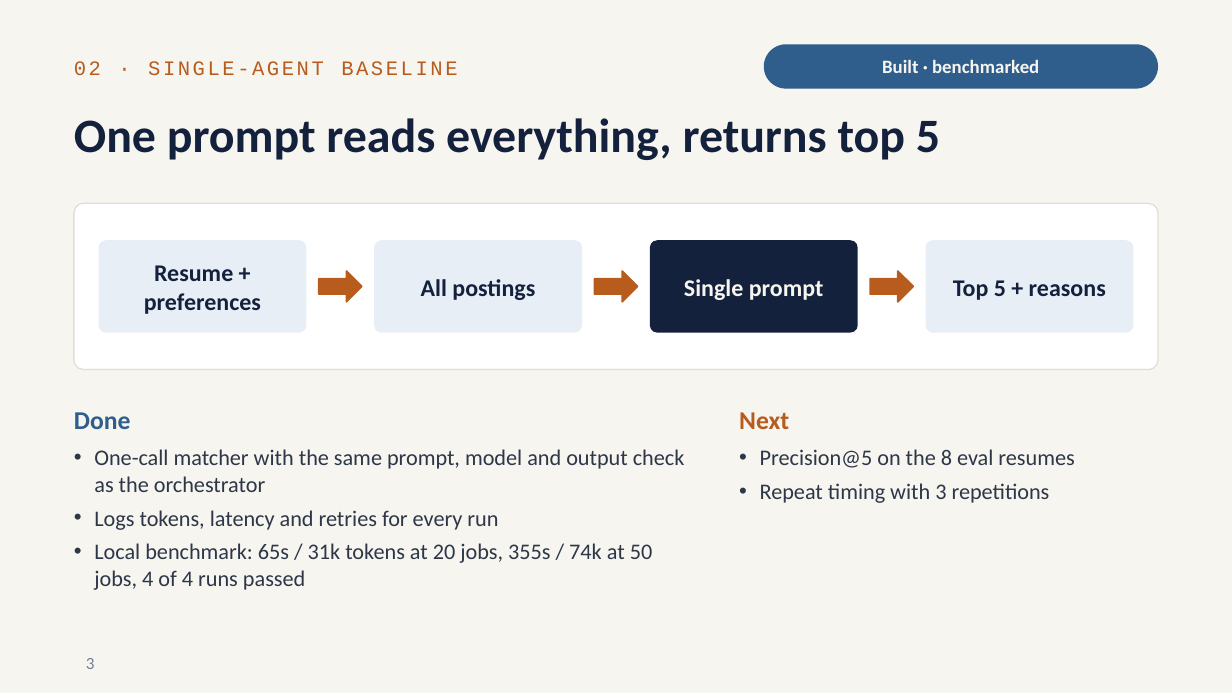
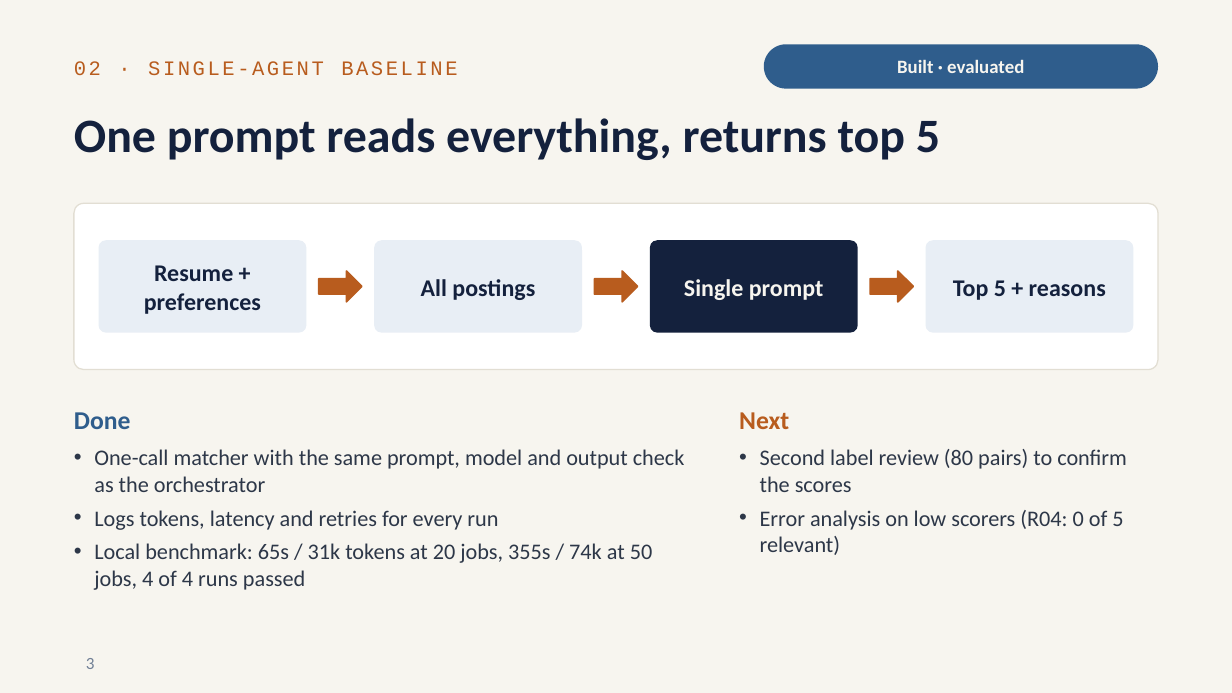
Before and after one commit to RitvikNeerattil/agentic_resume_matcher, a slide deck: slide 3 of progress_update_2026-10.pptx. Drawn at 1232x693 pixels with LibreOffice and Linux fonts; fonts in the diff are those of the drawing. Boxes give left, top, right and bottom in pixels: in the first picture for what was removed or moved away, otherwise in the second. Text is boxed around its words. In the diff, an @@ line names an element or a change of style, - is before the commit and + after.

```diff
--- a/progress_update_2026-10.pptx
+++ b/progress_update_2026-10.pptx
@@ text in rounded rectangle at (897,60,1024,73): text changed @@
-Built · benchmarked
+Built · evaluated
@@ text at (760,449,1127,555): text changed @@
-• Precision@5 on the 8 eval resumes
-• Repeat timing with 3 repetitions
+• Second label review (80 pairs) to confirm the scores
+• Error analysis on low scorers (R04: 0 of 5 relevant)
```
Also in this commit, not shown: 2 other slides changed, 1 slide added, 4 other files.
